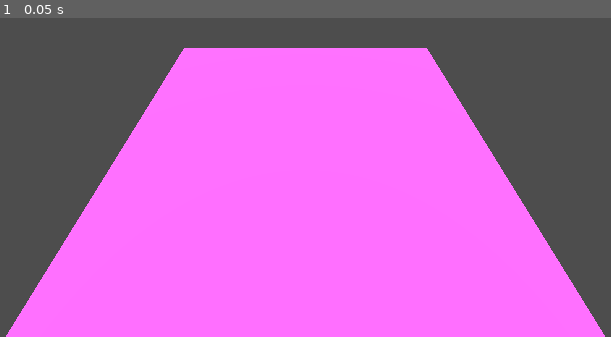
Above: before the commit, frame 1.
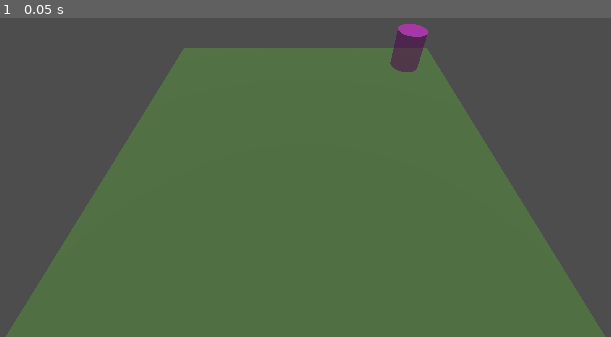
Above: after the commit, the same moment.

Repository: CapsCollective/sunflower
Game: Godot game, scene res://assets/content/zones/alt_zone.tscn
Same seed, same stepped clock (60 frames per second), same inputs: the game is played once before the commit and once after it. This scene is started directly instead of the project's main scene.
Inputs:
- Up to frame 1 (0.05 s): no input

The runs differ from the first frame. In frame 1, 63% of the frame differs, in the area x 0-100%, y 1-100%.
Error in both runs: Invalid access to property or key 'level_args' on a base object of type 'Nil'. (res://assets/zones/scripts/zone.gd:25)

Commit message:
Added visualisation for zone traversal triggers

Diff:
--- a/assets/content/zones/alt_zone.tscn
+++ b/assets/content/zones/alt_zone.tscn
@@ -17,12 +17,18 @@
 size = Vector3(10, 1, 10)
 
 [sub_resource type="StandardMaterial3D" id="StandardMaterial3D_2lj2j"]
-albedo_color = Color(1, 0.407843, 1, 1)
+albedo_color = Color(0.282353, 0.407843, 0.227451, 1)
 
 [sub_resource type="ConcavePolygonShape3D" id="ConcavePolygonShape3D_hipsc"]
 data = PackedVector3Array(-5, 0.5, 5, 5, 0.5, 5, -5, -0.5, 5, 5, 0.5, 5, 5, -0.5, 5, -5, -0.5, 5, 5, 0.5, -5, -5, 0.5,  …(356 unchanged characters)…
 
 [sub_resource type="BoxShape3D" id="BoxShape3D_wscvq"]
+
+[sub_resource type="CylinderMesh" id="CylinderMesh_ph066"]
+
+[sub_resource type="StandardMaterial3D" id="StandardMaterial3D_3m72d"]
+transparency = 1
+albedo_color = Color(1, 0.0509804, 1, 0.501961)
 
 [node name="AltZone" type="Node3D"]
 script = ExtResource("1_cupyj")
@@ -41,8 +47,8 @@
 [node name="Grid3D" type="Node3D" parent="."]
 transform = Transform3D(1, 0, 3.49066e-05, 0, 1, 0, -3.49066e-05, 0, 1, 0, 0.512961, 0)
 script = ExtResource("3_hkhbp")
-width = 20
-height = 20
+width = 12
+height = 12
 disabled_cells = Array[Vector2i]([Vector2i(5, 0), Vector2i(5, 1), Vector2i(5, 2), Vector2i(5, 3), Vector2i(5, 4), Vector2i(5, 5), Vector2i(4, 5), Vector2i(3, 5), Vector2i(2, 5), Vector2i(1, 5), Vector2i(0, 5)])
 
 [node name="NavigationRegion3D" type="NavigationRegion3D" parent="."]
@@ -60,7 +66,7 @@
 shape = SubResource("ConcavePolygonShape3D_hipsc")
 
 [node name="ZoneTraversalTrigger2" type="Area3D" parent="."]
-transform = Transform3D(1, 0, 0, 0, 1, 0, 0, 0, 1, 4.27689, 0.909402, -4.4741)
+transform = Transform3D(1, 0, 0, 0, 1, 0, 0, 0, 1, 3.73083, 0.909402, -3.72692)
 script = ExtResource("5_kwsps")
 traversal_zone = "res://assets/content/zones/main_zone.tscn"
 spawn_location = &"left"
@@ -68,8 +74,12 @@
 [node name="CollisionShape3D" type="CollisionShape3D" parent="ZoneTraversalTrigger2"]
 shape = SubResource("BoxShape3D_wscvq")
 
+[node name="MeshInstance3D" type="MeshInstance3D" parent="ZoneTraversalTrigger2"]
+mesh = SubResource("CylinderMesh_ph066")
+surface_material_override/0 = SubResource("StandardMaterial3D_3m72d")
+
 [node name="SpawnLocation" type="Node3D" parent="."]
-transform = Transform3D(1, 0, 0, 0, 1, 0, 0, 0, 1, 3.01172, 0.909402, -3.30204)
+transform = Transform3D(1, 0, 0, 0, 1, 0, 0, 0, 1, 2.46566, 0.909402, -2.55486)
 script = ExtResource("5_jweu2")
 id = &"right"
 
--- a/assets/content/zones/main_zone.tscn
+++ b/assets/content/zones/main_zone.tscn
@@ -36,6 +36,12 @@
 data = PackedVector3Array(-20, 0.5, 20, 20, 0.5, 20, -20, -0.5, 20, 20, 0.5, 20, 20, -0.5, 20, -20, -0.5, 20, 20, 0.5,  …(428 unchanged characters)…
 
 [sub_resource type="BoxShape3D" id="BoxShape3D_uoyjm"]
+
+[sub_resource type="CylinderMesh" id="CylinderMesh_4lhac"]
+
+[sub_resource type="StandardMaterial3D" id="StandardMaterial3D_guit4"]
+transparency = 1
+albedo_color = Color(1, 0.0509804, 1, 0.501961)
 
 [node name="MainZone" type="Node3D"]
 script = ExtResource("1_52l6s")
@@ -96,6 +102,10 @@
 [node name="CollisionShape3D" type="CollisionShape3D" parent="ZoneTraversalTrigger"]
 shape = SubResource("BoxShape3D_uoyjm")
 
+[node name="MeshInstance3D" type="MeshInstance3D" parent="ZoneTraversalTrigger"]
+mesh = SubResource("CylinderMesh_4lhac")
+surface_material_override/0 = SubResource("StandardMaterial3D_guit4")
+
 [node name="SpawnLocation" type="Node3D" parent="."]
 transform = Transform3D(1, 0, 0, 0, 1, 0, 0, 0, 1, -3.33216, 0.909402, -3.13564)
 script = ExtResource("6_nj44q")
Not shown: 1 places in assets/content/zones/alt_zone.tscn that only renumber resources
Not shown: 1 places in assets/content/zones/main_zone.tscn that only renumber resources
